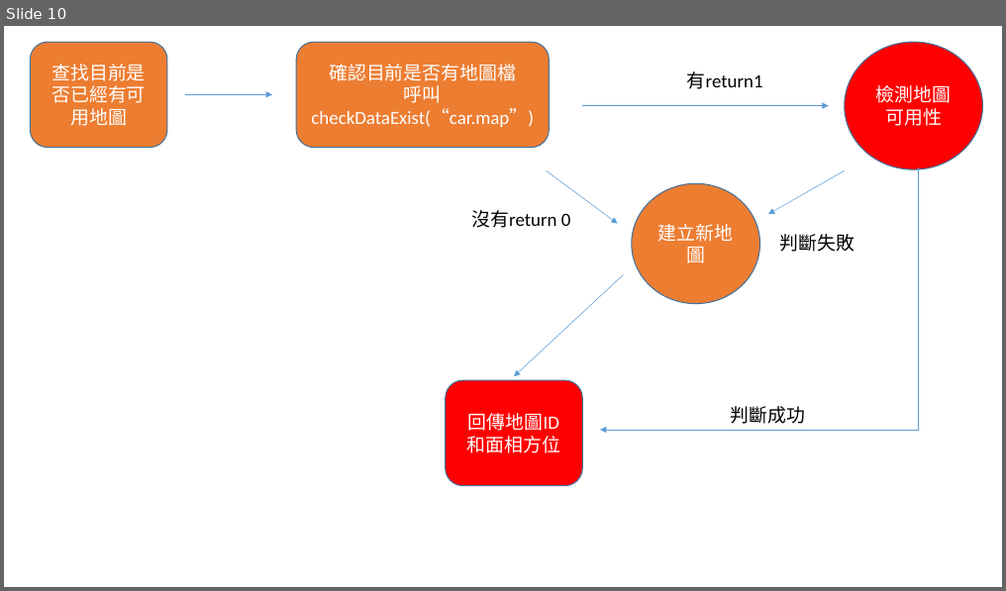
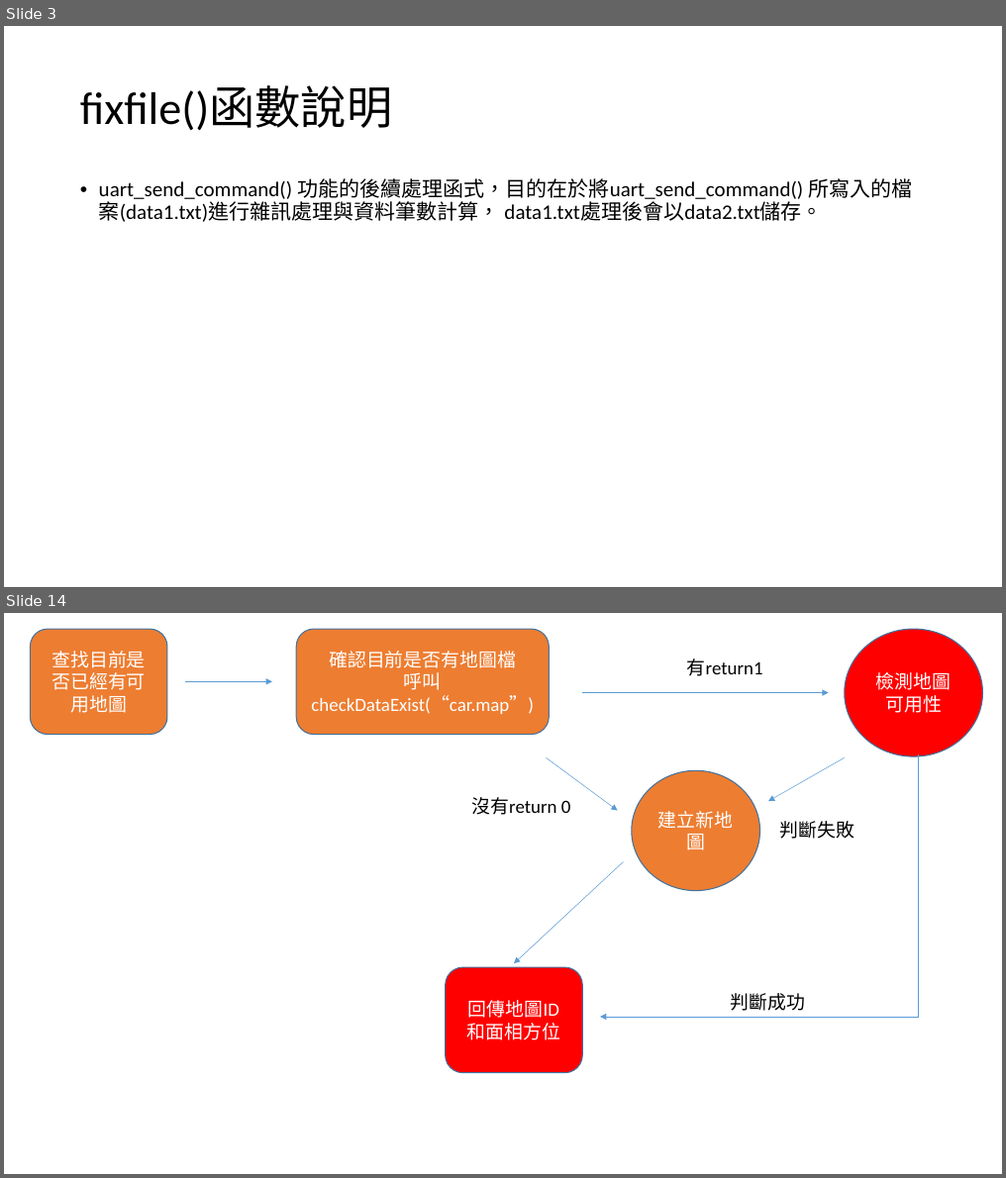
Before and after one commit to mskhrk/nttu_smartCar, a slide deck: document/運作流程圖.pptx. Shown one above the other, each under a label of ours: slide 10 before the commit, slides 3 and 14 after it; the slides between them are not shown. The pictures are 1006x591 and 1006x1178 pixels, drawn with LibreOffice and Linux fonts; fonts in the diff are those of the drawing. Boxes give left, top, right and bottom in pixels: in the first picture for what was removed or moved away, otherwise in the second. Text is boxed around its words. In the diff, an @@ line names an element or a change of style, - is before the commit and + after.

Commit message:
20180603
文件更新
開始 檢測目前位置與方位功能建置

```diff
--- a/document/運作流程圖.pptx
+++ b/document/運作流程圖.pptx
@@ slide 3 added at (4, 26, 1002, 587), background #FFFFFF @@
@@ title added at (80, 86, 392, 131), 44 pt, text #000000 @@
+fixfile()函數說明
@@ text added at (99, 178, 912, 222), 20 pt, text #000000 @@
+• uart_send_command() 功能的後續處理函式，目的在於將uart_send_command() 所寫入的檔案(data1.txt)進行雜訊處理與資料筆數計算， data1.txt處理後會以data2.txt儲存。
@@ what was slide 10 is now slide 14 @@
```
Also in this commit, not shown: 10 slides changed, 3 other slides added, 2 slides removed, 3 other files.
